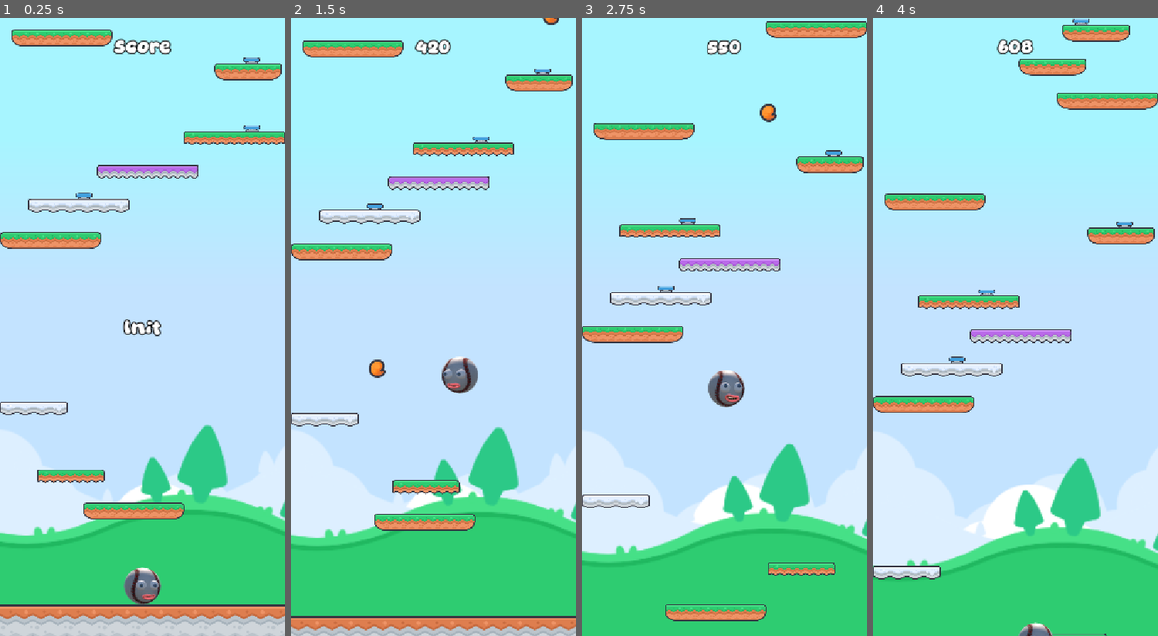
Above: before the commit, frames 1-4 (left to right).
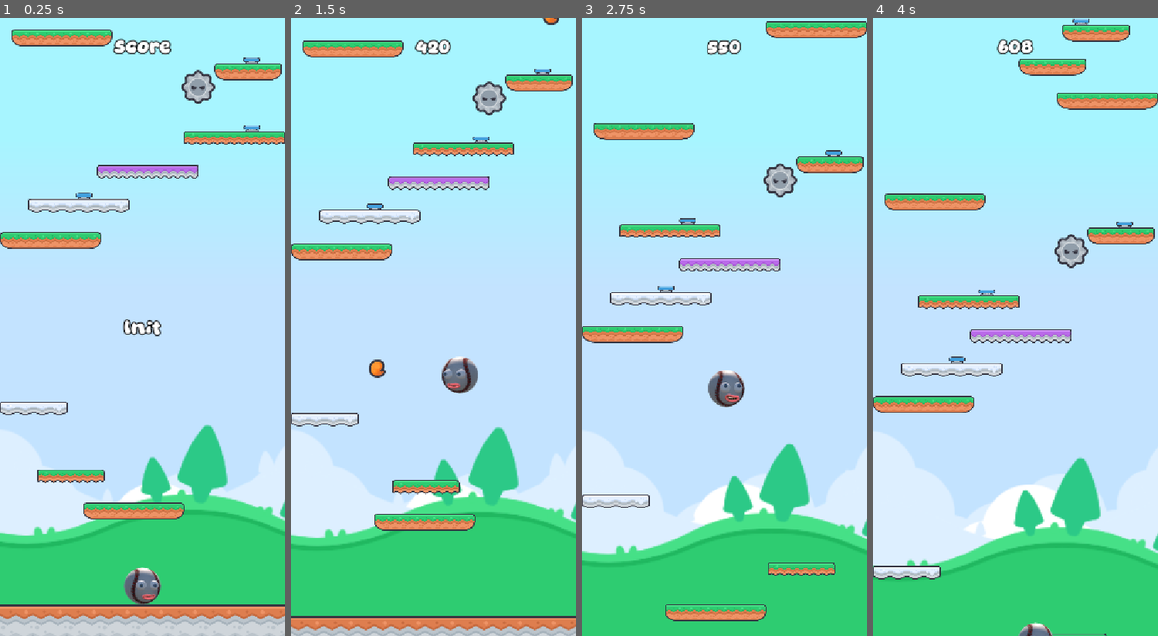
Above: after the commit, the same moments.

Repository: iRadEntertainment/incrediddodlejump
Game: Godot game, scene res://scenes/game.tscn
Same seed, same stepped clock (60 frames per second), same inputs: the game is played once before the commit and once after it.
Inputs (mouse positions are in pixels of both pictures, inside the frame that each line leads up to):
- Up to frame 1 (0.25 s): no input
- Up to frame 2 (1.5 s): tap Enter at 0.5 s; move the mouse to (496, 296) at 0.52 s; press the mouse at (496, 296) at 0.53 s; move the mouse to (376, 357) at 1.27 s; release the mouse at (376, 357) at 1.28 s; click (376, 357) at 1.35 s
- Up to frame 3 (2.75 s): move the mouse to (753, 191) at 2.02 s; press the mouse at (753, 191) at 2.03 s
- Up to frame 4 (4 s): move the mouse to (1001, 450) at 2.77 s; release the mouse at (1001, 450) at 2.78 s; click (1001, 450) at 2.85 s; move the mouse to (1101, 419) at 3.52 s; press the mouse at (1101, 419) at 3.53 s

The runs differ from the first frame. In frame 1, 0.5% of the frame differs, in the area x 63-76%, y 8-14%; in frame 2, 0.5%; in frame 3, 0.6%, in the area x 62-76%, y 13-30%; in frame 4, 0.5%.
Error after the commit: Invalid call. Nonexistent function 'register_enemy' in base 'Nil'. (res://instances/enemies/enemy.gd:30)

Commit message:
feat: player and projectiles interaction with enemies

Diff:
--- a/instances/player.gd
+++ b/instances/player.gd
@@ -24,6 +24,7 @@
 
 var velocity: Vector2
 var size_x: float
+var is_dead: bool
 
 
 
@@ -39,13 +40,16 @@
 
 
 func _input(event: InputEvent) -> void:
-	if event.is_action_pressed(&"shoot"):
+	if event.is_action_pressed(&"shoot") and not is_dead:
 		_shoot()
 
 
 func _process(delta: float) -> void:
 	if velocity.x != 0:
 		sprite.flip_h = velocity.x < 0
+
+	if is_dead:
+		return
 	_process_eyes(delta)
 	_process_mouth(delta)
 
@@ -65,10 +69,13 @@
 func _physics_process(delta: float) -> void:
 	velocity.y += g * delta
 
-	var x_input: float = get_local_mouse_position().x
+	var x_input: float = 0.0
+	if not is_dead:
+		x_input = get_local_mouse_position().x
+
 	velocity.x = lerpf(velocity.x, x_input, delta * side_movement_responsivness)
 
-	if velocity.y > 0 and ray_floor.is_colliding():
+	if velocity.y > 0 and ray_floor.is_colliding() and not is_dead:
 		var collider: StaticBody2D = ray_floor.get_collider()
 		if collider is Spring:
 			collider.activate()
@@ -115,6 +122,15 @@
 	mouth.texture = load("res://assets/Characters/incrediball_mouth_open.png")
 
 
+func die(by_enemy: Enemy = null) -> void:
+	is_dead = true
+	if by_enemy:
+		var diff_vector: Vector2 = by_enemy.position.direction_to(position).normalized()
+		velocity = diff_vector * 200
+	await get_tree().create_timer(1.0).timeout
+	Mng.game.status = Game.Status.GAME_OVER
+
+
 func _on_game_status_updated(game_status: Game.Status) -> void:
 	if game_status == Game.Status.GAME_OVER:
 		queue_free()
--- a/instances/projectile.gd
+++ b/instances/projectile.gd
@@ -14,5 +14,6 @@
 	queue_free()
 
 
-func _on_body_entered(body: Node2D) -> void:
-	pass # Replace with function body.
+func _on_area_entered(enemy: Enemy) -> void:
+	enemy.die()
+	queue_free()
--- a/instances/projectile.tscn
+++ b/instances/projectile.tscn
@@ -25,5 +25,5 @@
 visible = false
 rect = Rect2(-41, -41, 82, 82)
 
-[connection signal="body_entered" from="." to="." method="_on_body_entered"]
+[connection signal="area_entered" from="." to="." method="_on_area_entered"]
 [connection signal="screen_exited" from="notif" to="." method="_on_notif_screen_exited"]
--- a/scenes/game.tscn
+++ b/scenes/game.tscn
@@ -10,6 +10,8 @@
 [ext_resource type="Texture2D" uid="uid://ci41og0tjmbv5" path="res://assets/Backgrounds/background_color_trees.svg" id="5_vtaks"]
 [ext_resource type="TileSet" uid="uid://kt3e3wyknlvo" path="res://assets/tile_set_tiles.tres" id="6_0tnpc"]
 [ext_resource type="PackedScene" uid="uid://dwsc766o7sdj0" path="res://scenes/gui.tscn" id="6_ryrav"]
+[ext_resource type="Script" uid="uid://c0o16yp2nva0w" path="res://instances/enemies/enemy_mng.gd" id="9_dinhu"]
+[ext_resource type="PackedScene" uid="uid://dcp5wrcuq1b1c" path="res://instances/enemies/enemy_float.tscn" id="9_kvpfn"]
 
 [sub_resource type="Gradient" id="Gradient_7jktm"]
 offsets = PackedFloat32Array(0.56415564, 0.8091887, 1)
@@ -112,7 +114,12 @@
 
 [node name="enemies" type="Node2D" parent="." unique_id=218805999]
 unique_name_in_owner = true
+script = ExtResource("9_dinhu")
 metadata/_edit_lock_ = true
+
+[node name="enemy_float" parent="enemies" unique_id=808391951 instance=ExtResource("9_kvpfn")]
+position = Vector2(105, -979)
+collision_mask = 2
 
 [node name="player" parent="." unique_id=129352850 instance=ExtResource("2_e2o6t")]
 collision_mask = 5
--- a/scripts/platform_mng.gd
+++ b/scripts/platform_mng.gd
@@ -21,7 +21,7 @@
 	game.status_updated.connect(_on_game_status_updated)
 	clear()
 	generate_platforms()
-	Mng.game.max_height_updated.connect(_on_max_height_updated)
+	game.max_height_updated.connect(_on_max_height_updated)
 
 
 func _on_max_height_updated(_max_height: float) -> void:
